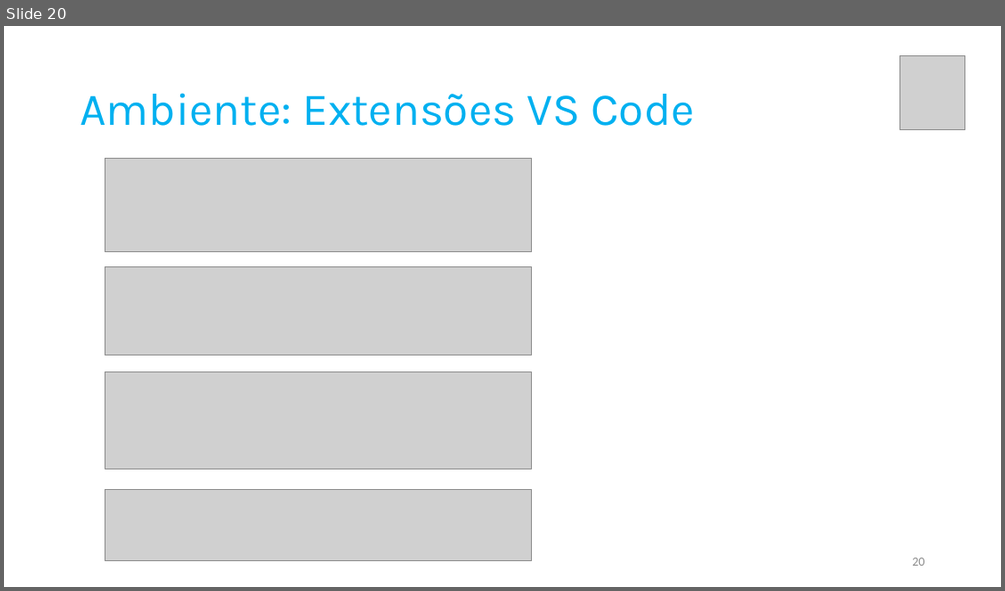
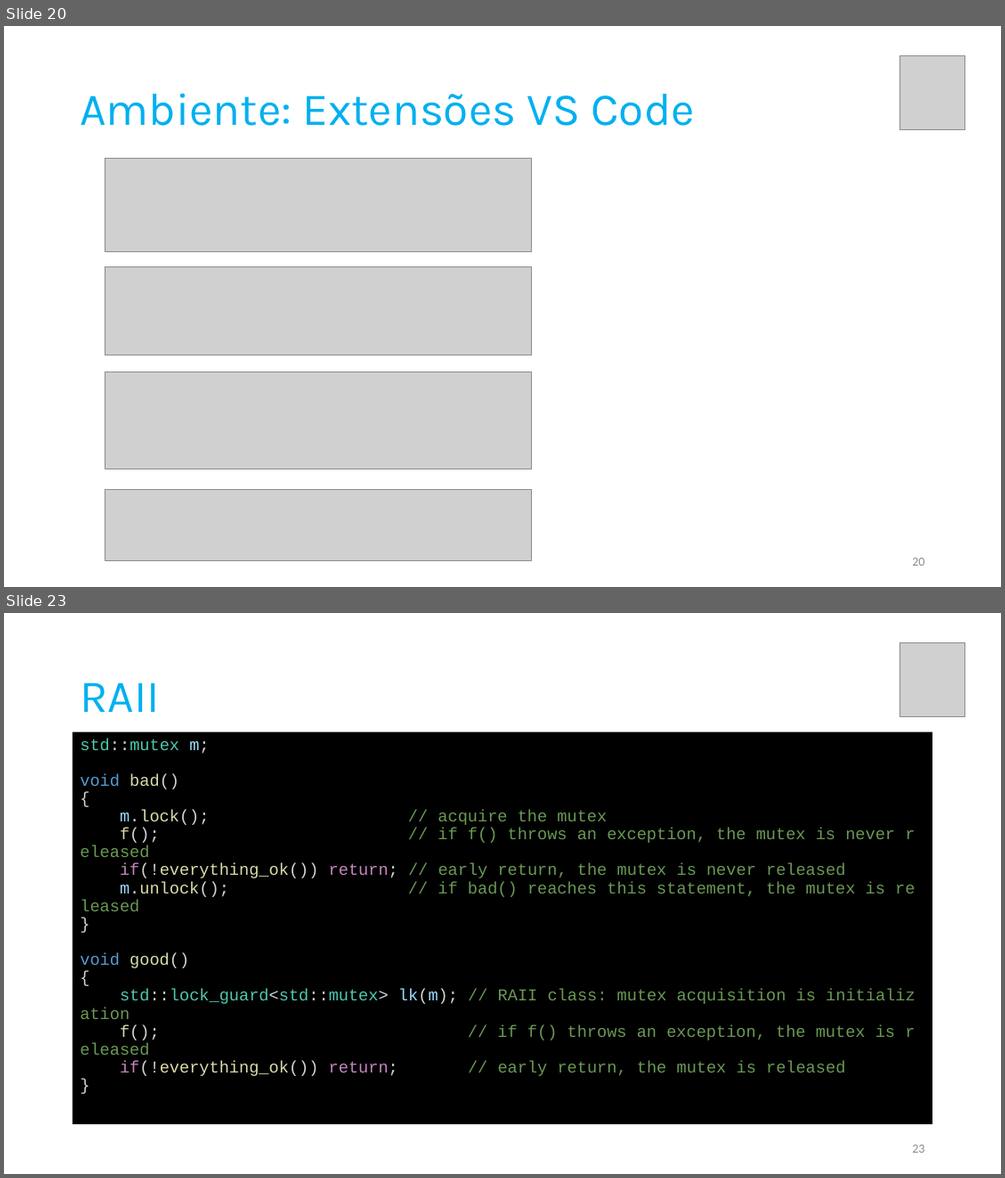
Before and after one commit to pfaco/ees_cpp, a slide deck: slides/C++.pptx. Shown one above the other, each under a label of ours: slide 20 before the commit, slides 20 and 23 after it; the slides between them are not shown. The pictures are 1005x591 and 1005x1178 pixels, drawn with LibreOffice and Linux fonts; fonts in the diff are those of the drawing; grey boxes stand for pictures. Boxes give left, top, right and bottom in pixels: in the first picture for what was removed or moved away, otherwise in the second. Text is boxed around its words. In the diff, an @@ line names an element or a change of style, - is before the commit and + after.

```diff
--- a/slides/C++.pptx
+++ b/slides/C++.pptx
@@ slide 23 added at (x1=4, y1=613, x2=1001, y2=1174), background #FFFFFF @@
@@ picture added at (x1=900, y1=643, x2=966, y2=717) @@
@@ title added at (x1=80, y1=682, x2=160, y2=712), 44 pt, text #00B0F0 @@
+RAII
@@ text added at (x1=73, y1=732, x2=933, y2=1124), fill #000000, 16 pt, text #6A9955 @@
+std::mutex m;
+void bad()
+{
+m.lock(); // acquire the mutex
+f(); // if f() throws an exception, the mutex is never released
+if(!everything_ok()) return; // early return, the mutex is never released
+m.unlock(); // if bad() reaches this statement, the mutex is released
+}
+void good()
+{
+std::lock_guard<std::mutex> lk(m); // RAII class: mutex acquisition is initialization
+f(); // if f() throws an exception, the mutex is released
+if(!everything_ok()) return; // early return, the mutex is released
+}
@@ page number added at (x1=912, y1=1144, x2=924, y2=1152), 12 pt, text #8C8C8C @@
+23
```
Also in this commit, not shown: 4 slides changed, 15 other slides added, 3 slides removed, 1 other file.
